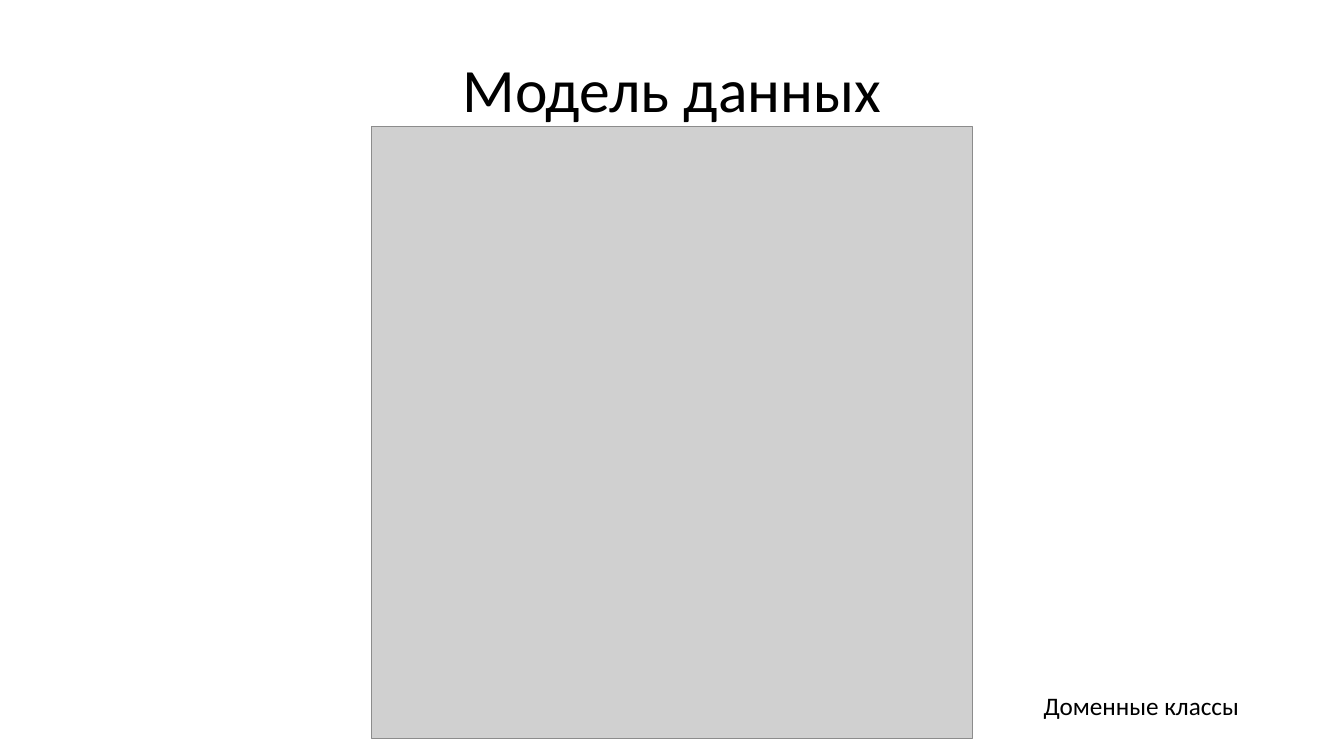
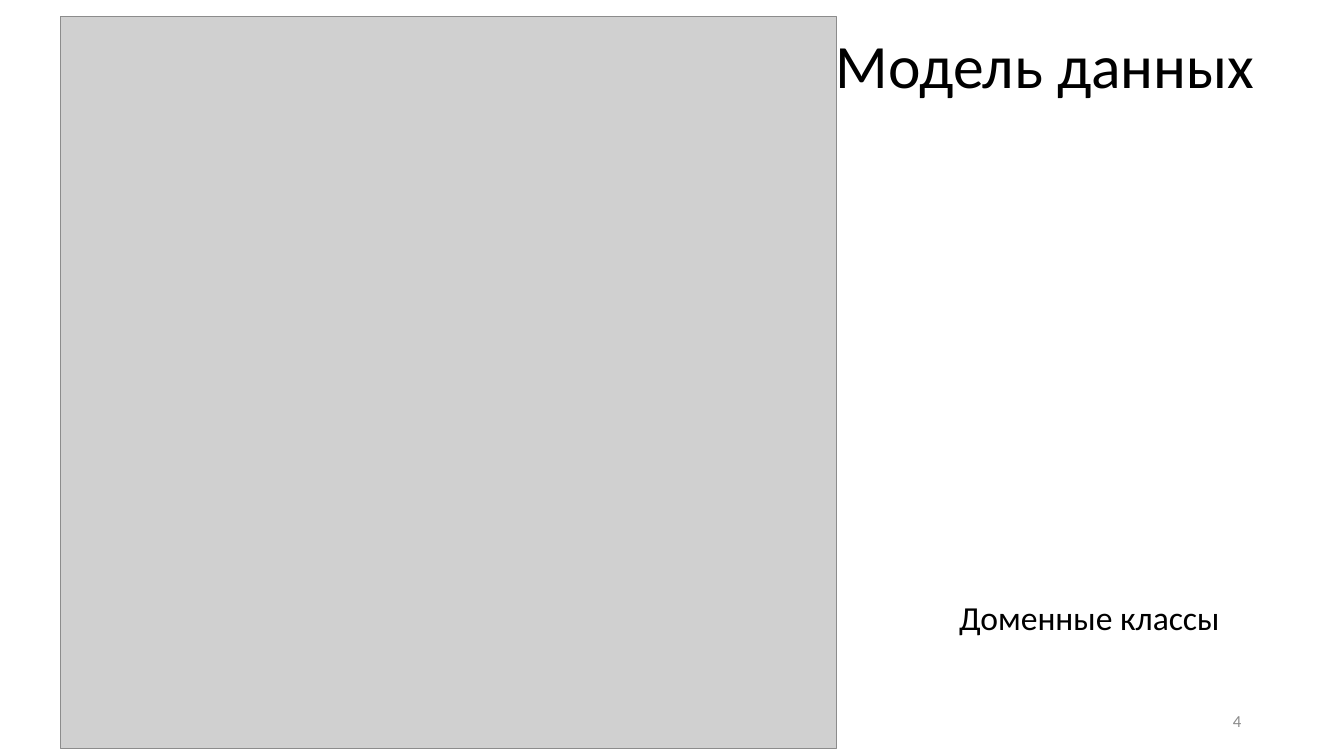
Before and after one commit to sd710/LastWorkDocuments, a slide deck: slide 4 of Subbotin_Present.pptx. Drawn at 1344x756 pixels with LibreOffice and Linux fonts; fonts in the diff are those of the drawing; grey boxes stand for pictures. Boxes give left, top, right and bottom in pixels: in the first picture for what was removed or moved away, otherwise in the second. Text is boxed around its words. In the diff, an @@ line names an element or a change of style, - is before the commit and + after.

```diff
--- a/Subbotin_Present.pptx
+++ b/Subbotin_Present.pptx
@@ picture added at [60, 16, 837, 748] @@
@@ title "Модель данных" rewrapped from [462, 72, 881, 122] to [836, 37, 1254, 103] @@
@@ picture removed at [372, 127, 973, 739] @@
@@ text "Доменные классы": place and size @@
-text "Доменные классы" at [1044, 698, 1239, 719]
+text "Доменные классы" at [959, 608, 1219, 636]
@@ text "Доменные классы" at [959, 608, 1219, 636]: size 18 to 24 pt @@
@@ page number added at [1233, 716, 1241, 727], 12 pt, text #8C8C8C @@
+4
```
Also in this commit, not shown: 14 other slides changed, 4 slides added, 1 slide removed, 5 other files.
